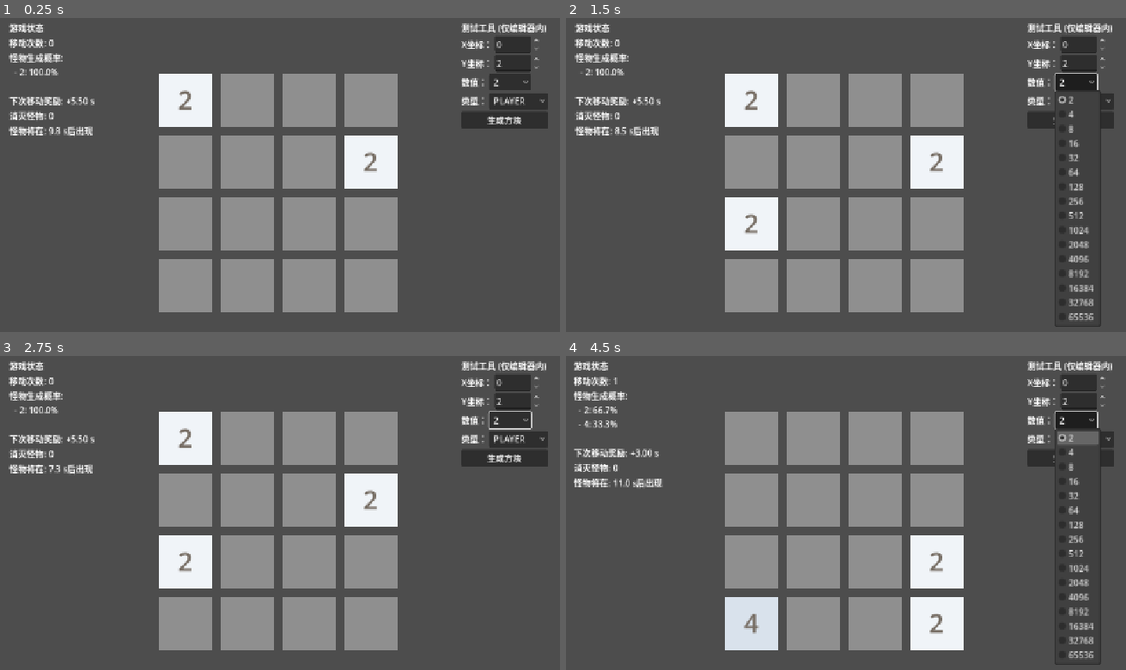
Above: before the commit, frames 1-4 (two rows, left to right).
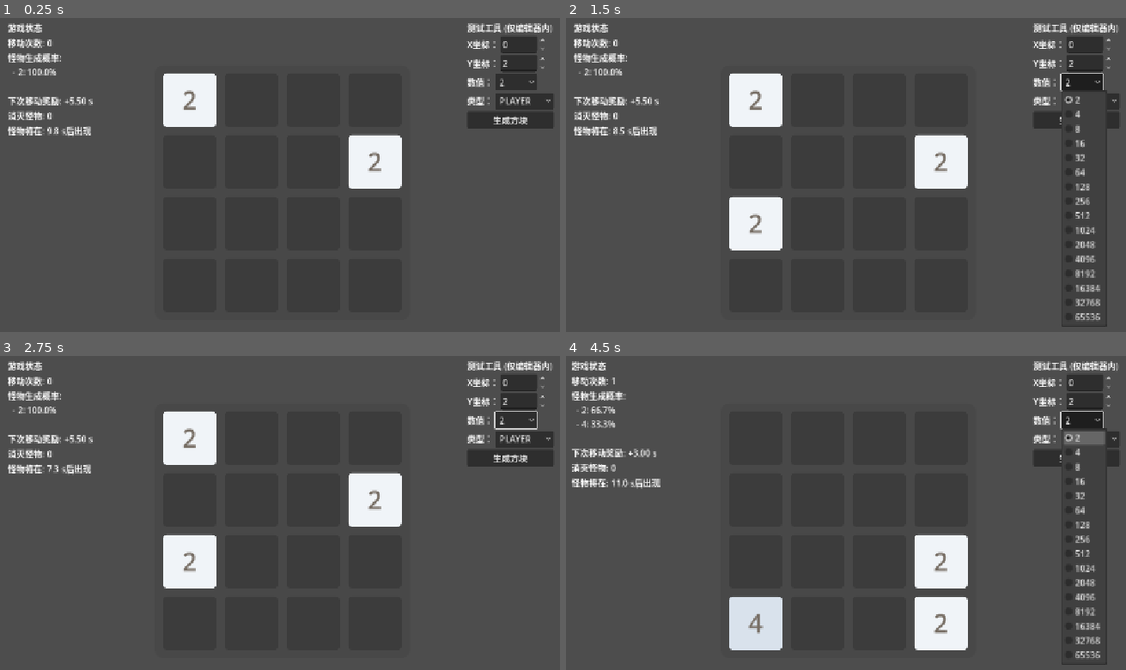
Above: after the commit, the same moments.

Repository: C76GN/2048-all-in-one
Game: Godot game, scene res://scenes/main.tscn
Same seed, same stepped clock (60 frames per second), same inputs: the game is played once before the commit and once after it.
Inputs:
- Up to frame 1 (0.25 s): no input
- Up to frame 2 (1.5 s): click "生成方块" at 0.5 s; click "2" at 1.25 s
- Up to frame 3 (2.75 s): click "PLAYER" at 2 s
- Up to frame 4 (4.5 s): tap Enter at 2.75, 4.25 s; hold D (move_right) 2.78-3.53 s; tap Space at 3.5 s; hold S (move_down) 3.53-4.28 s; hold D (move_right) from 4.28 s (still down)

The runs differ from the first frame. In frame 1, 26% of the frame differs, in the area x 1-99%, y 1-94%; in frame 2, 26%; in frame 3, 25%; in frame 4, 26%.

Commit message:
Add board and tile background styling, improve monster spawn logic
Introduces styled backgrounds for the board and tiles using Panel and StyleBoxFlat nodes. Refactors monster spawning to handle full board scenarios by transforming player tiles or empowering monsters. Updates animation handling to await completion for smoother UI, and ensures stat display updates after tile and monster changes.

Diff:
--- a/scenes/main.tscn
+++ b/scenes/main.tscn
@@ -1,7 +1,14 @@
-[gd_scene load_steps=3 format=3 uid="uid://28ale2iku1n4"]
+[gd_scene load_steps=4 format=3 uid="uid://28ale2iku1n4"]
 
 [ext_resource type="Script" uid="uid://fmrvmyx3dskq" path="res://scripts/main.gd" id="1_o5qli"]
 [ext_resource type="Script" uid="uid://boe2tlkv8ivfw" path="res://scripts/game_board.gd" id="2_0wfyh"]
+
+[sub_resource type="StyleBoxFlat" id="StyleBoxFlat_0wfyh"]
+bg_color = Color(0.2827017, 0.2827017, 0.2827017, 1)
+corner_radius_top_left = 15
+corner_radius_top_right = 15
+corner_radius_bottom_right = 15
+corner_radius_bottom_left = 15
 
 [node name="Main" type="Control"]
 layout_mode = 3
@@ -29,6 +36,7 @@
 theme_override_constants/separation = 20
 
 [node name="LeftPanel" type="VBoxContainer" parent="MarginContainer/MainLayoutContainer"]
+custom_minimum_size = Vector2(350, 0)
 layout_mode = 2
 size_flags_horizontal = 3
 
@@ -72,6 +80,15 @@
 unique_name_in_owner = true
 layout_mode = 2
 script = ExtResource("2_0wfyh")
+
+[node name="BoardBackground" type="Panel" parent="MarginContainer/MainLayoutContainer/BoardHolder/GameBoard"]
+layout_mode = 1
+anchors_preset = 15
+anchor_right = 1.0
+anchor_bottom = 1.0
+grow_horizontal = 2
+grow_vertical = 2
+theme_override_styles/panel = SubResource("StyleBoxFlat_0wfyh")
 
 [node name="BoardContainer" type="Node2D" parent="MarginContainer/MainLayoutContainer/BoardHolder/GameBoard"]
 
--- a/scenes/tile.tscn
+++ b/scenes/tile.tscn
@@ -1,15 +1,22 @@
-[gd_scene load_steps=2 format=3 uid="uid://rjwnauxjodw8"]
+[gd_scene load_steps=3 format=3 uid="uid://rjwnauxjodw8"]
 
 [ext_resource type="Script" uid="uid://caysggyfw3ps7" path="res://scripts/tile.gd" id="1_3dk36"]
+
+[sub_resource type="StyleBoxFlat" id="StyleBoxFlat_3dk36"]
+corner_radius_top_left = 8
+corner_radius_top_right = 8
+corner_radius_bottom_right = 8
+corner_radius_bottom_left = 8
 
 [node name="Tile" type="Node2D"]
 script = ExtResource("1_3dk36")
 
-[node name="Background" type="ColorRect" parent="."]
+[node name="Background" type="Panel" parent="."]
 offset_left = -50.0
 offset_top = -50.0
 offset_right = 50.0
 offset_bottom = 50.0
+theme_override_styles/panel = SubResource("StyleBoxFlat_3dk36")
 
 [node name="ValueLabel" type="Label" parent="."]
 offset_left = -50.0
--- a/scripts/game_board.gd
+++ b/scripts/game_board.gd
@@ -25,6 +25,8 @@
 const CELL_SIZE: int = 100
 # 单元格之间的间距。
 const SPACING: int = 15
+# 棋盘背景的内边距
+const BOARD_PADDING: int = 15
 
 # --- 核心数据 ---
 
@@ -40,12 +42,17 @@
 func _ready() -> void:
 	# 初始化网格数据结构。
 	_initialize_grid()
-	# 绘制棋盘的背景单元格。
+
+	# 计算棋盘内容区域（所有格子+间距）的总像素尺寸
+	var grid_area_side_length = GRID_SIZE * CELL_SIZE + (GRID_SIZE - 1) * SPACING
+	# 计算包含内边距的棋盘背景总尺寸
+	var board_background_side_length = grid_area_side_length + BOARD_PADDING * 2
+	# 设置当前Control节点的最小尺寸，以容纳背景和内边距
+	self.custom_minimum_size = Vector2(board_background_side_length, board_background_side_length)
+	# 将方块和格子背景的容器向内偏移，留出边距
+	board_container.position = Vector2(BOARD_PADDING, BOARD_PADDING)
+	# 绘制棋盘的背景单元格
 	_draw_board()
-	# 计算棋盘的总像素尺寸
-	var board_side_length = GRID_SIZE * CELL_SIZE + (GRID_SIZE - 1) * SPACING
-	# 设置当前Control节点的最小尺寸
-	self.custom_minimum_size = Vector2(board_side_length, board_side_length)
 
 	# 游戏开始时生成两个初始玩家方块。
 	spawn_tile()
@@ -77,16 +84,27 @@
 	if moved:
 		# 立即更新数据模型
 		grid = _unrotate_grid(new_grid_after_move, direction)
-		# 立即启动所有视觉动画，这会中断任何正在进行的旧动画
-		_update_board_visuals()
-		spawn_tile()
+		# 立即启动所有视觉动画，并获取这些动画的引用
+		var move_tweens = _update_board_visuals()
+		# 如果有动画正在播放，就等待它们全部完成
+		if not move_tweens.is_empty():
+			for tween in move_tweens:
+				await tween.finished
+		# 生成新方块，并获取它的生成动画
+		var spawn_tween = spawn_tile()
+		# 如果确实生成了新方块（和它的动画），就等待它完成
+		if spawn_tween != null:
+			await spawn_tween.finished
+
+		# 在所有动画都结束后，再执行后续逻辑
 		move_made.emit()
 		_check_game_over()
 
 ## 在一个随机的空位上生成一个新的玩家方块（数值为2）。
-func spawn_tile() -> void:
+func spawn_tile() -> Tween:
 	var empty_cells = _get_empty_cells()
-	if empty_cells.is_empty(): return
+	if empty_cells.is_empty():
+		return null
 	# 使用随机数生成器选择一个随机空位。
 	var rng = RandomNumberGenerator.new()
 	rng.randomize()
@@ -97,25 +115,46 @@
 	# 先初始化，但不设置位置，动画会处理
 	new_tile.setup(2, new_tile.TileType.PLAYER)
 	new_tile.position = _grid_to_pixel_center(spawn_pos)
-	# 调用生成动画
-	new_tile.animate_spawn()
+	# 调用生成动画，并将其返回
+	return new_tile.animate_spawn()
 
 ## 在一个随机的空位上生成一个指定数值的怪物方块。
+## 如果棋盘已满，则执行特殊逻辑。
 ## @param monster_value: 要生成的怪物方块的数值。
 func spawn_monster(monster_value: int) -> void:
 	var empty_cells = _get_empty_cells()
-	if empty_cells.is_empty(): return
-
-	var spawn_pos: Vector2i = empty_cells.pick_random()
-	var new_monster = TileScene.instantiate()
-
-	board_container.add_child(new_monster)
-	grid[spawn_pos.x][spawn_pos.y] = new_monster
-
-	# 设置方块的数值和位置
-	new_monster.setup(monster_value, new_monster.TileType.MONSTER)
-	new_monster.position = _grid_to_pixel_center(spawn_pos)
-	new_monster.animate_spawn()
+
+	# 情况1：棋盘有空位
+	if not empty_cells.is_empty():
+		var spawn_pos: Vector2i = empty_cells.pick_random()
+		var new_monster = TileScene.instantiate()
+
+		board_container.add_child(new_monster)
+		grid[spawn_pos.x][spawn_pos.y] = new_monster
+
+		new_monster.setup(monster_value, new_monster.TileType.MONSTER)
+		new_monster.position = _grid_to_pixel_center(spawn_pos)
+		new_monster.animate_spawn()
+
+	# 情况2：棋盘已满
+	else:
+		var player_tiles = _get_all_player_tiles()
+
+		# 子情况A：棋盘上有玩家方块，随机将一个转变为怪物
+		if not player_tiles.is_empty():
+			var tile_to_transform = player_tiles.pick_random()
+			# 使用 setup 函数改变其类型和数值
+			tile_to_transform.setup(monster_value, tile_to_transform.TileType.MONSTER)
+			# 播放转变动画
+			tile_to_transform.animate_transform()
+
+		# 子情况B：棋盘上全是怪物方块，随机将一个数值翻倍
+		else:
+			var monster_tiles = _get_all_monster_tiles()
+			if not monster_tiles.is_empty():
+				var tile_to_empower = monster_tiles.pick_random()
+				# setup 函数在数值变大时会自动调用合并动画。
+				tile_to_empower.setup(tile_to_empower.value * 2, tile_to_empower.TileType.MONSTER)
 
 ## 获取当前棋盘上数值最大的玩家方块的值。
 ## 这是一个封装良好的公共接口，避免外部直接访问内部 grid 数据。
@@ -156,6 +195,26 @@
 # --- 内部核心逻辑 ---
 # 这些函数是棋盘功能的具体实现，由公共接口或其他内部函数调用。
 
+## 遍历网格，返回所有玩家方块节点的数组。
+func _get_all_player_tiles() -> Array:
+	var player_tiles = []
+	for x in GRID_SIZE:
+		for y in GRID_SIZE:
+			var tile = grid[x][y]
+			if tile != null and tile.type == tile.TileType.PLAYER:
+				player_tiles.append(tile)
+	return player_tiles
+
+## 遍历网格，返回所有怪物方块节点的数组。
+func _get_all_monster_tiles() -> Array:
+	var monster_tiles = []
+	for x in GRID_SIZE:
+		for y in GRID_SIZE:
+			var tile = grid[x][y]
+			if tile != null and tile.type == tile.TileType.MONSTER:
+				monster_tiles.append(tile)
+	return monster_tiles
+
 ## 初始化网格，创建一个填满 'null' 的二维数组。
 func _initialize_grid():
 	grid.resize(GRID_SIZE)
@@ -168,11 +227,18 @@
 func _draw_board():
 	for x in GRID_SIZE:
 		for y in GRID_SIZE:
-			var cell_bg = ColorRect.new()
+			var cell_bg = Panel.new()
+			var stylebox = StyleBoxFlat.new()
+			stylebox.bg_color = Color("3c3c3c")
+			stylebox.corner_radius_top_left = 8
+			stylebox.corner_radius_top_right = 8
+			stylebox.corner_radius_bottom_right = 8
+			stylebox.corner_radius_bottom_left = 8
+			cell_bg.add_theme_stylebox_override("panel", stylebox)
+
 			cell_bg.size = Vector2(CELL_SIZE, CELL_SIZE)
 			# 使用返回左上角坐标的函数
 			cell_bg.position = _grid_to_pixel_top_left(Vector2i(x, y))
-			cell_bg.color = Color("8f8f8f")
 			board_container.add_child(cell_bg)
 
 ## 遍历整个网格，返回所有空格子坐标的数组。
@@ -291,7 +357,8 @@
 	return [result_line, has_moved]
 
 ## 根据 `grid` 数组中的数据，更新场景中所有方块节点的实际位置。
-func _update_board_visuals() -> void:
+func _update_board_visuals() -> Array:
+	var active_tweens = []
 	for x in GRID_SIZE:
 		for y in GRID_SIZE:
 			if grid[x][y] != null:
@@ -299,7 +366,9 @@
 				var new_pixel_pos = _grid_to_pixel_center(Vector2i(x, y))
 				# 如果方块不在目标位置，就为它创建一个移动动画
 				if tile.position != new_pixel_pos:
-					tile.animate_move(new_pixel_pos)
+					var move_tween = tile.animate_move(new_pixel_pos)
+					active_tweens.append(move_tween)
+	return active_tweens
 
 ## 将网格坐标转换为屏幕像素坐标（返回格子左上角）。
 func _grid_to_pixel_top_left(grid_pos: Vector2i) -> Vector2:
--- a/scripts/main.gd
+++ b/scripts/main.gd
@@ -108,6 +108,7 @@
 
 	# 调用 game_board 的新函数来生成方块
 	game_board.spawn_specific_tile(pos, value, type)
+	_update_stats_display()
 
 # --- 怪物生成逻辑 ---
 
@@ -126,6 +127,8 @@
 	var monster_value = _calculate_monster_value()
 	# 指示 GameBoard 在棋盘上生成这个怪物。
 	game_board.spawn_monster(monster_value)
+	# 在怪物生成/转换后，立即更新UI显示
+	_update_stats_display()
 	# 重置并重启计时器
 	monster_spawn_timer.start(INITIAL_SPAWN_INTERVAL)
 
--- a/scripts/tile.gd
+++ b/scripts/tile.gd
@@ -37,7 +37,7 @@
 # --- 节点引用 ---
 
 # 对背景颜色矩形（ColorRect）节点的引用。
-@onready var background: ColorRect = $Background
+@onready var background: Panel = $Background
 # 对显示数值的标签（Label）节点的引用。
 @onready var value_label: Label = $ValueLabel
 
@@ -47,6 +47,10 @@
 var value: int = 0
 # 方块当前的类型，默认为玩家方块。
 var type: TileType = TileType.PLAYER
+
+func _ready() -> void:
+	# 复制主题样式，确保每个方块实例的颜色可以被独立修改，
+	background.add_theme_stylebox_override("panel", background.get_theme_stylebox("panel").duplicate())
 
 # --- 公共接口 ---
 
@@ -84,10 +88,10 @@
 
 	# 如果当前数值在颜色映射表中存在，则使用预设颜色。
 	if current_color_map.has(color_key):
-		background.color = current_color_map[color_key]
-	# 否则，使用映射表中存在的最高数值的颜色作为后备。
+		(background.get_theme_stylebox("panel") as StyleBoxFlat).bg_color = current_color_map[color_key]
+	# 否则，则使用为65536定义的颜色作为后备颜色。
 	else:
-		background.color = current_color_map[65536]
+		(background.get_theme_stylebox("panel") as StyleBoxFlat).bg_color = current_color_map[65536]
 
 	# 优化文本颜色可读性。
 	# 对于数值较小的方块，使用深色字体。
@@ -124,6 +128,7 @@
 	tween.set_trans(Tween.TRANS_BACK).set_ease(Tween.EASE_OUT)
 	tween.tween_property(self, "scale", Vector2.ONE, 0.1)
 	tween.tween_property(self, "rotation_degrees", 0, 0.1)
+	return tween
 
 # 移动动画
 func animate_move(new_position: Vector2):
@@ -139,3 +144,15 @@
 	# 链式调用：先放大，完成后再缩小回正常大小
 	tween.tween_property(self, "scale", Vector2.ONE * 0.5, 0.1)
 	tween.tween_property(self, "scale", Vector2.ONE, 0.1)
+
+# 方块被强制转变时的动画
+func animate_transform():
+	var tween = create_tween()
+	# 使用一个有弹性的过渡效果
+	tween.set_trans(Tween.TRANS_ELASTIC).set_ease(Tween.EASE_OUT)
+	# 链式调用，制作一个快速左右晃动的效果
+	tween.tween_property(self, "rotation_degrees", -15, 0.02)
+	tween.tween_property(self, "rotation_degrees", 15, 0.02)
+	tween.tween_property(self, "rotation_degrees", -10, 0.02)
+	tween.tween_property(self, "rotation_degrees", 10, 0.02)
+	tween.tween_property(self, "rotation_degrees", 0, 0.02)
